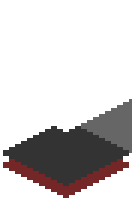
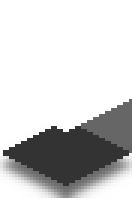
Layer changes from the first (132, 198) image to the second:
added layer "Shadow copy" (60%) above "Bottom" over [0, 126, 132, 198]
hid "Bottom" over [3, 132, 129, 198]
